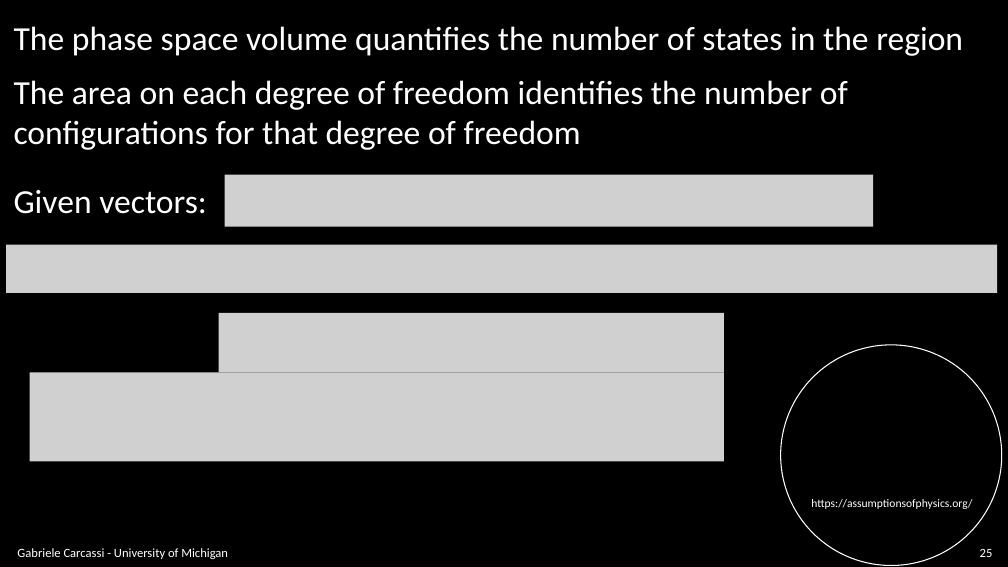
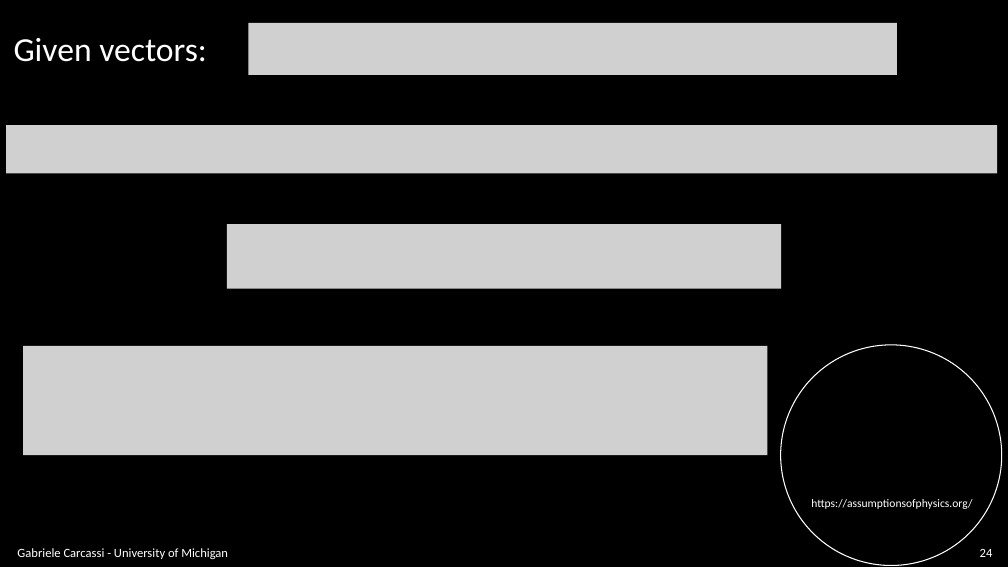
Before and after one commit to assumptionsofphysics/slides, a slide deck: slide 24 of BookCompanions-v2/RP-Class-4.pptx (slide 25 before the commit). Drawn at 1008x567 pixels with LibreOffice and Linux fonts; fonts in the diff are those of the drawing; grey boxes stand for pictures; background and template pictures are left out. Boxes give left, top, right and bottom in pixels: in the first picture for what was removed or moved away, otherwise in the second. Text is boxed around its words. In the diff, an @@ line names an element or a change of style, - is before the commit and + after.

```diff
--- a/BookCompanions-v2/RP-Class-4.pptx
+++ b/BookCompanions-v2/RP-Class-4.pptx
@@ text "Given vectors:": place and size @@
-text "Given vectors:" at (14, 190, 207, 214)
+text "Given vectors:" at (14, 38, 207, 62)
@@ text removed at (14, 26, 963, 56) @@
-The phase space volume quantifies the number of states in the region
@@ picture added at (249, 23, 898, 75) @@
@@ text removed at (14, 80, 848, 150) @@
-The area on each degree of freedom identifies the number of
-configurations for that degree of freedom
@@ picture added at (6, 126, 997, 174) @@
@@ picture removed at (225, 175, 873, 227) @@
@@ picture added at (227, 224, 781, 288) @@
@@ picture removed at (6, 245, 997, 293) @@
@@ picture removed at (219, 313, 724, 373) @@
@@ picture: place and size @@
-picture at (29, 372, 724, 461)
+picture at (23, 346, 768, 455)
@@ page number at (980, 549, 993, 557): text changed @@
-25
+24
```
Also in this commit, not shown: 15 other slides changed, 3 slides removed, 1 other file.
